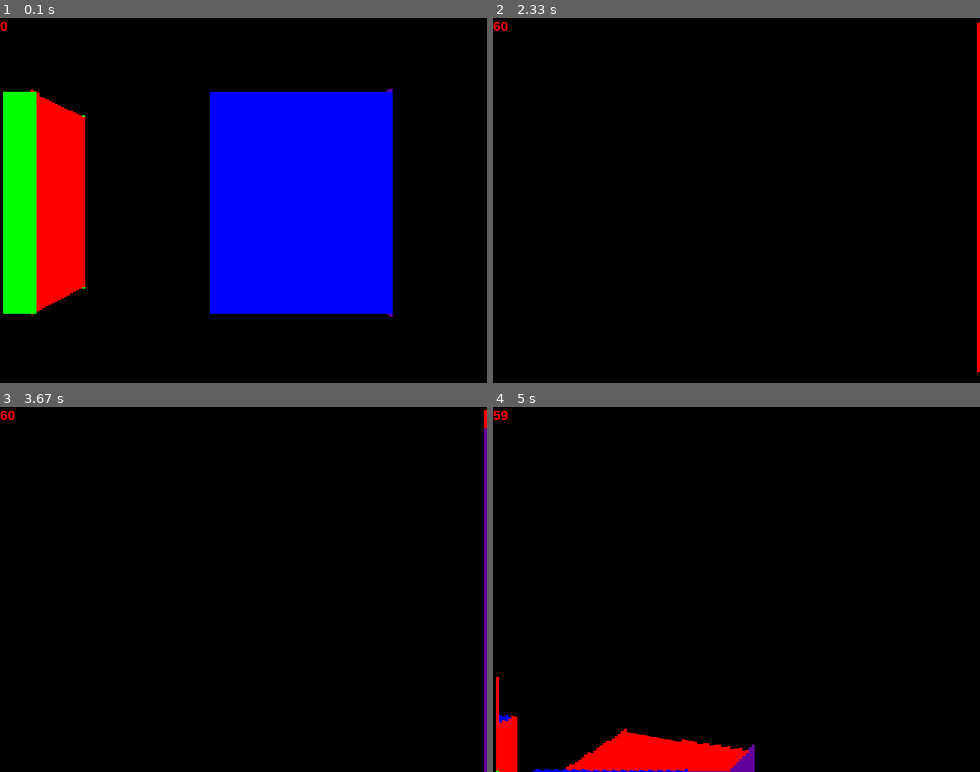
Above: before the commit, frames 1-4 (two rows, left to right).
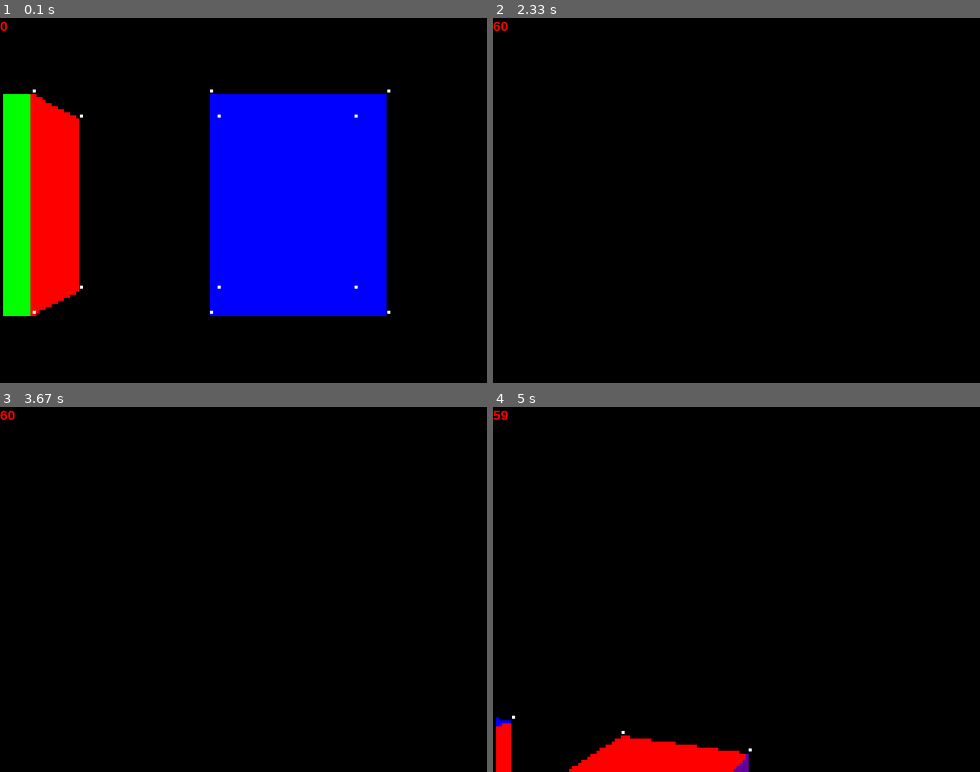
Above: after the commit, the same moments.

Repository: ArtonLong/pygame
Game: pygame game, started from 3d_rendering/main.py
Same seed, same stepped clock (60 frames per second), same inputs: the game is played once before the commit and once after it.
Inputs:
- Up to frame 1 (0.1 s): no input
- Up to frame 2 (2.33 s): hold Left 0.33-0.87 s; hold Down 0.9-1.37 s; hold Left 1.4-1.87 s; hold Up from 1.9 s (still down)
- Up to frame 3 (3.67 s): release Up at 2.37 s; hold Right 2.4-3.03 s; hold Down 3.07-3.43 s; hold S 3.07-3.43 s; tap Space at 3.13, 3.53 s; hold Left from 3.47 s (still down); hold A from 3.47 s (still down)
- Up to frame 4 (5 s): tap Space at 3.83, 4.03, 4.33, 4.53, 4.87 s; release Left at 3.93 s; release A at 3.93 s; hold Right 3.97-4.43 s; hold D 3.97-4.43 s; tap Ctrl at 4.12 s; hold Up 4.47-4.77 s; hold W 4.47-4.77 s; hold Right from 4.8 s (still down); hold D from 4.8 s (still down)

The runs differ from the first frame. In frame 1, 2.8% of the frame differs, in the area x 0-81%, y 19-82%; in frame 2, 0.6%; in frame 3, 0.6%; in frame 4, 1.0%.

Commit message:
updated to for loops and flooring semi solved bug

Diff:
--- a/3d_rendering/main.py
+++ b/3d_rendering/main.py
@@ -55,32 +55,27 @@
         if x1 > WIDTH-1: x1 = WIDTH-1
         if x2 > WIDTH-1: x2 = WIDTH-1
 
-        x = math.floor(x1)-1
-
-        while x<x2:
-            x+=1
-            y1 = dyb*(x-xs+0.5)/dx+b1
-            y2 = dyt*(x-xs+0.5)/dx+t1
+        x1 = math.floor(x1)
+        x2 = math.floor(x2)
+
+        for x in range(x1, x2):
+            y1 = math.floor(dyb*(x-xs+0.5)/dx+b1)
+            y2 = math.floor(dyt*(x-xs+0.5)/dx+t1)
 
             if s.surface == 1:
-
                 s.surf[x] = y1
                 continue
             if s.surface == 2:
                 s.surf[x] = y2
                 continue
             if s.surface == -1:
-                y=s.surf[x]
-                while y<y1:
+                for y in range(s.surf[x], y1):
                     self.draw_pixel(x,y,s.cb)
-                    y+=1
             if s.surface == -2:
-                y=y2
-                while y<s.surf[x]:
+                for y in range(y2, s.surf[x]):
                     self.draw_pixel(x,y,s.ct)
-                    y+=1
-            y=y1
-            while y<y2:
+
+            for y in range(y1, y2):
                 if y1 < 1: y1 = 1
                 if y2 < 1: y2 = 1
                 if y1 > HEIGHT-1: y1 = HEIGHT-1
@@ -164,12 +159,12 @@
                     wx[3] = wx[3]*200/wy[3]+W2
                     wy[3] = wz[3]*200/wy[3]+H2
 
-                    # self.draw_pixel(wx[0], wy[0], w.c)
-                    # self.draw_pixel(wx[1], wy[1], w.c)
-                    # self.draw_pixel(wx[2], wy[2], w.c)
-                    # self.draw_pixel(wx[3], wy[3], w.c)
-
                     self.draw_wall(wx[0], wx[1], wy[0], wy[1], wy[2], wy[3], w.c, s)
+
+                    self.draw_pixel(wx[0], wy[0], 0)
+                    self.draw_pixel(wx[1], wy[1], 0)
+                    self.draw_pixel(wx[2], wy[2], 0)
+                    self.draw_pixel(wx[3], wy[3], 0)
                 s.d /= (s.we-s.ws)
                 s.surface *= -1
 
